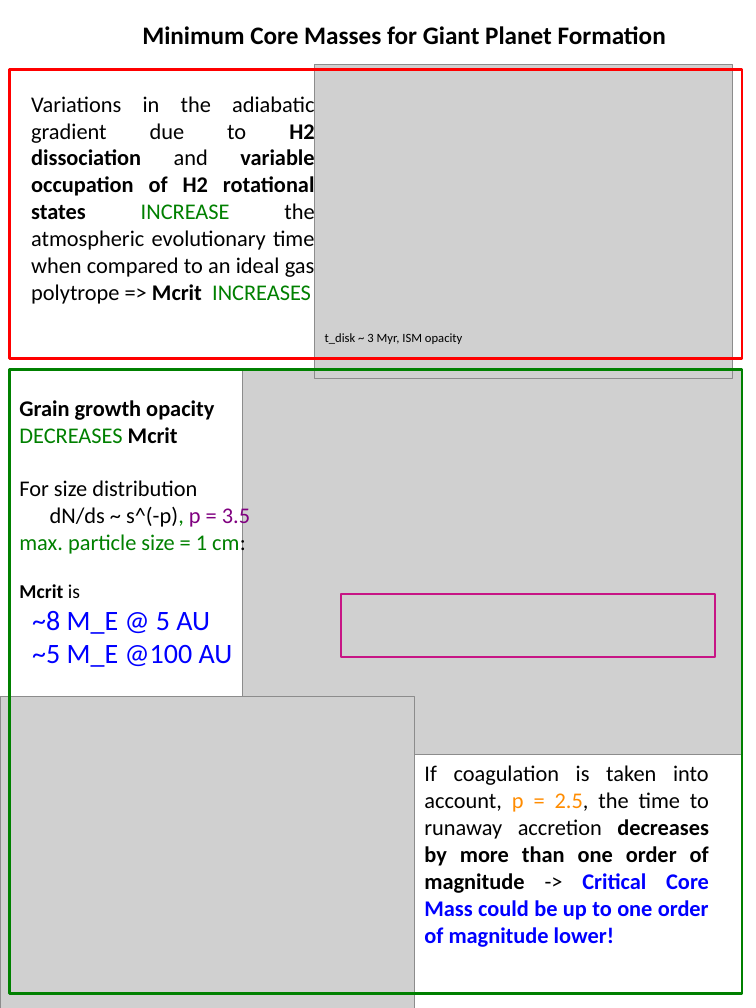
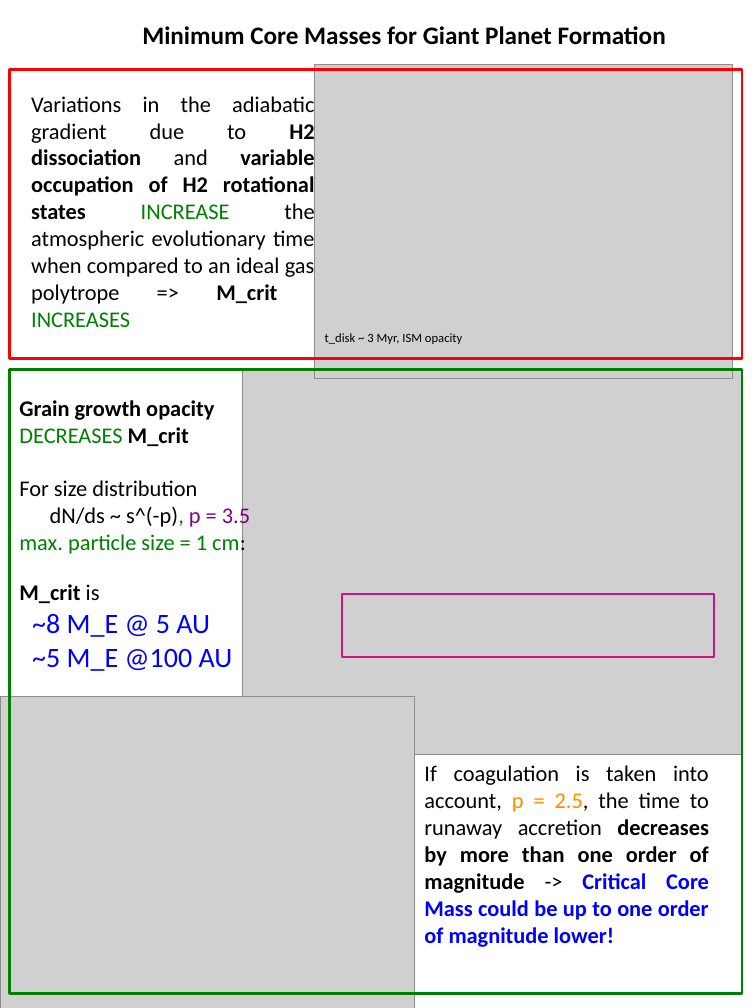
Before and after one commit to apiso/Thesis, a slide deck: slide 2 of slides/exolunch_handout_0505.pptx. Drawn at 756x1008 pixels with LibreOffice and Linux fonts; fonts in the diff are those of the drawing; grey boxes stand for pictures. Boxes give left, top, right and bottom in pixels: in the first picture for what was removed or moved away, otherwise in the second. Text is boxed around its words. In the diff, an @@ line names an element or a change of style, - is before the commit and + after.

```diff
--- a/slides/exolunch_handout_0505.pptx
+++ b/slides/exolunch_handout_0505.pptx
@@ text at (31,96,315,327): text changed @@
-Variations in the adiabatic gradient due to H2 dissociation and variable occupation of H2 rotational states INCREASE the atmospheric evolutionary time when compared to an ideal gas polytrope => Mcrit INCREASES
+Variations in the adiabatic gradient due to H2 dissociation and variable occupation of H2 rotational states INCREASE the atmospheric evolutionary time when compared to an ideal gas polytrope => M_crit INCREASES
@@ text at (19,400,214,446): text changed @@
-Grain growth opacity DECREASES Mcrit
+Grain growth opacity DECREASES M_crit
@@ text at (19,584,100,603): text changed; size 14 to 16 pt @@
-Mcrit is
+M_crit is
```
Also in this commit, not shown: 1 other slide changed, 11 other files.
